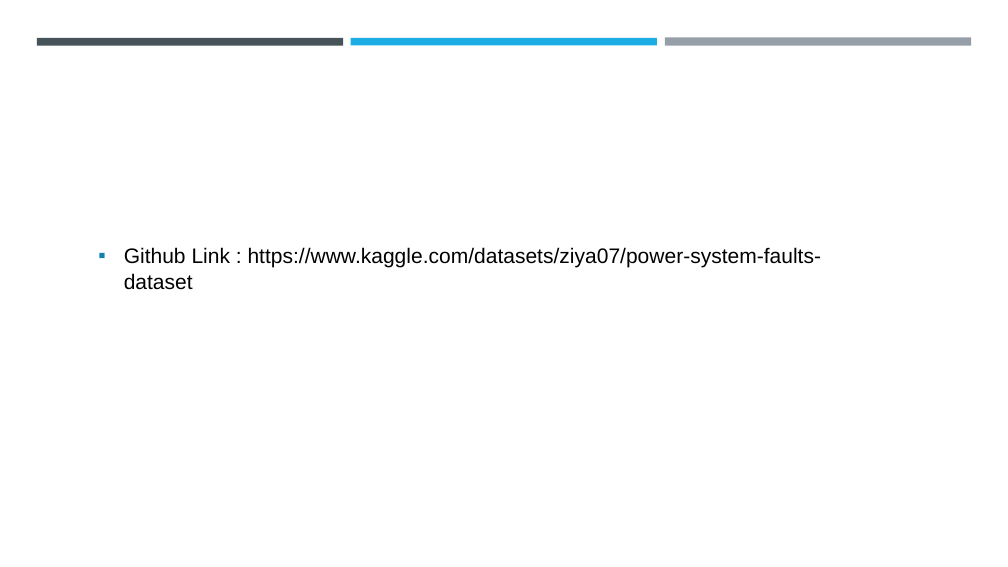
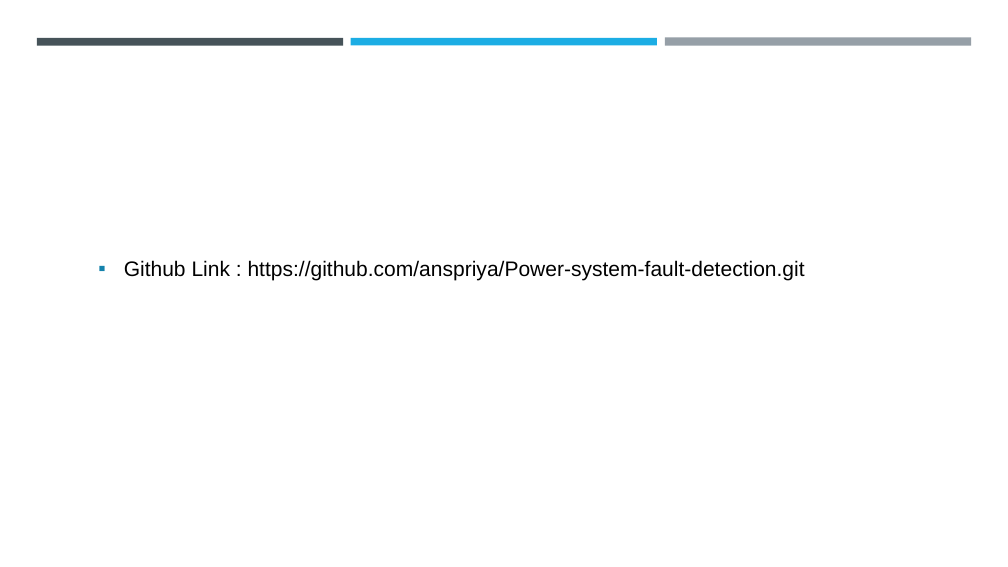
Before and after one commit to anspriya/Power-system-fault-detection, a slide deck: slide 13 of prjt.pptx. Drawn at 1008x567 pixels with LibreOffice and Linux fonts; fonts in the diff are those of the drawing; background and template pictures are left out. Boxes give left, top, right and bottom in pixels: in the first picture for what was removed or moved away, otherwise in the second. Text is boxed around its words. In the diff, an @@ line names an element or a change of style, - is before the commit and + after.

```diff
--- a/prjt.pptx
+++ b/prjt.pptx
@@ text at box(124, 260, 805, 280): text changed @@
-▪ Github Link : https://www.kaggle.com/datasets/ziya07/power-system-faults-dataset
+▪ Github Link : https://github.com/anspriya/Power-system-fault-detection.git
```
